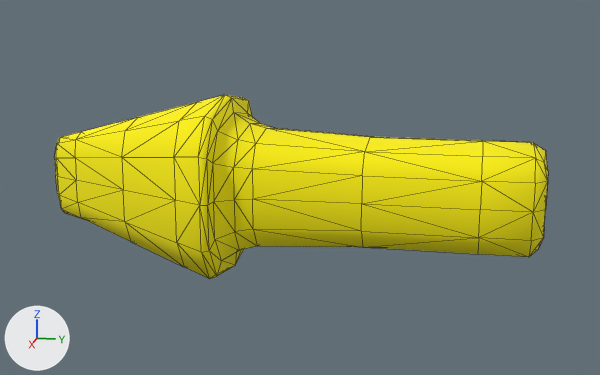
The OBJ model Meshes/arrow.obj: old version first, new version second.
One viewpoint serves both versions: a 50 mm lens placed at (7.5, 1.25, 2.37), pointed at (-0.03, -0.26, 0.49). The axes (+X, +Y, +Z) are drawn at lower left. The lights are the same throughout. Mesh edges are drawn as thin lines. Where no turn or scale is listed for an object, it has been applied to the vertices.

Names of what the first picture shows: 'arrow'.
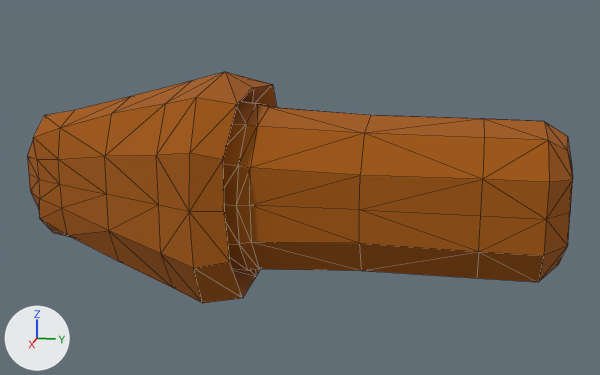
Pixel boxes (x1, y1, x2, y2) of what changed, in the pictures (600 x 375 px):
'arrow', reshaped (11% wider, 25% taller): before (54, 95, 548, 279); after (27, 72, 573, 303)
part 1 of me_arrow, added (brown): after (27, 72, 573, 303)
part 2 of me_arrow, recoloured (yellow): before (54, 95, 548, 279)

Edits to the bpy script that builds the scene:
```text
Add img_yellow_png:
    img_yellow_png = load_image('yellow.png', 'yellow.png', 1, 1, 'sRGB')
Add img_orange_png:
    img_orange_png = load_image('orange.png', '../Textures/orange.png', 1, 1, 'sRGB')
Add mat_arrow_arrow_lambert16sg:
    mat_arrow_arrow_lambert16sg = principled_material('arrow_arrow_lambert16SG')
    mat_arrow_arrow_lambert16sg.texture = img_yellow_png
    mat_arrow_arrow_lambert16sg.roughness = 1.0
Add mat_outliner:
    mat_outliner = principled_material('outliner')
    mat_outliner.texture = img_orange_png
    mat_outliner.roughness = 1.0
Change me_arrow:
    used by ob_arrow; location = (0.0, 0.0, 0.0)
    remove me_arrow.from_pydata(...)  # 164 vertices, 324 faces; spans x -0.84..0.84, y -2.75..1.99, z -0.35..1.35
    add me_arrow.from_pydata(...)  # 328 vertices, 648 faces; spans x -1.05..1.05, y -3.05..2.19, z -0.57..1.57
    me_arrow part 1: a new loose piece of 164 vertices spanning x -1.05..1.05, y -3.05..2.19, z -0.57..1.57, in mat_outliner (picture img_orange_png)
    me_arrow part 2: 324 faces spanning x -0.84..0.84, y -2.75..1.99, z -0.35..1.35 switch from mat_arrow_lambert16sg (picture img_arrow_png) to mat_arrow_arrow_lambert16sg (picture img_yellow_png)
    add me_arrow.materials.append(mat_outliner)  # picture img_orange_png
```
